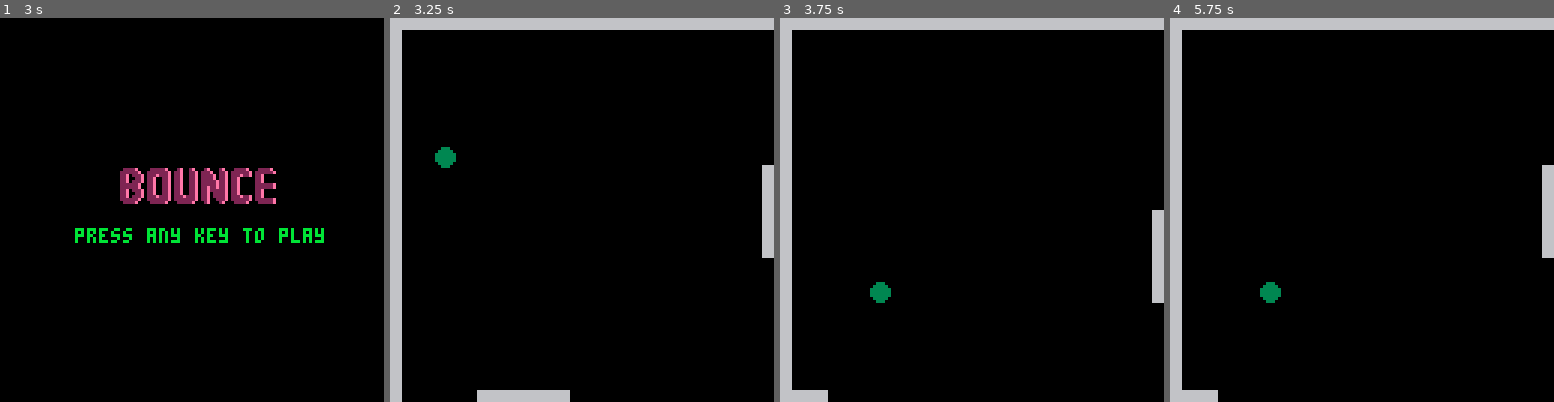
Above: before the commit, frames 1-4 (left to right).
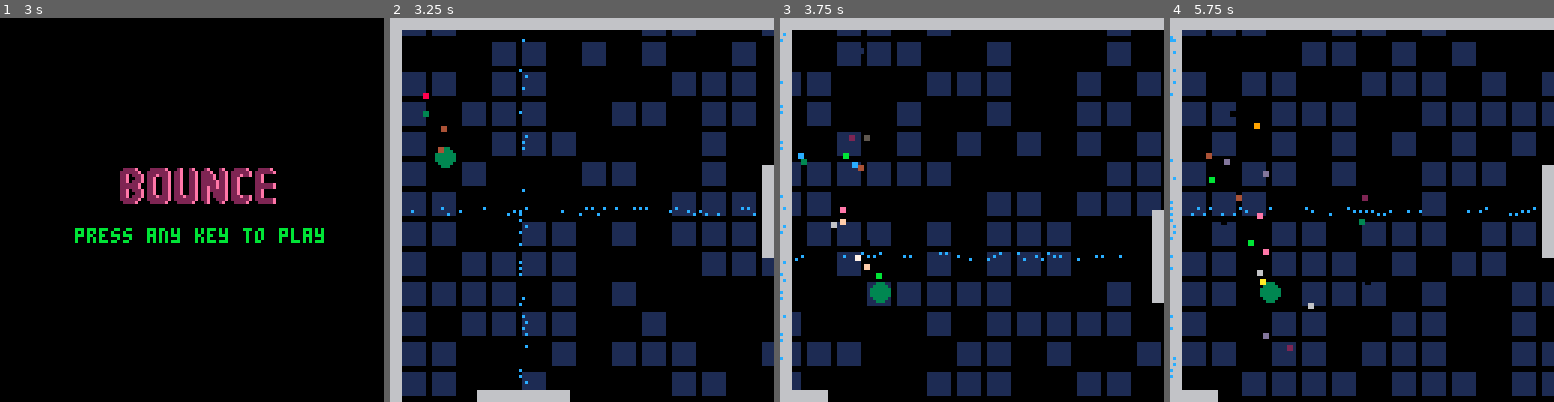
Above: after the commit, the same moments.

Repository: buffis/bounce
Game: PICO-8 cartridge bounce.p8
The game is run twice, just before and just after one commit, with the same random seed, the same clock (stepped at 60 frames per second) and the same inputs.
Inputs:
- Up to frame 1 (3 s): hold Right 1.6-2.1 s; hold Up 2.15-2.42 s; hold Right from 2.47 s (still down)
- Up to frame 2 (3.25 s): release Right at 3.03 s; hold Left from 3.08 s (still down)
- Up to frame 3 (3.75 s): release Left at 3.58 s; hold Down from 3.63 s (still down)
- Up to frame 4 (5.75 s): release Down at 3.97 s; hold Right 4.02-4.68 s; hold Up 4.73-5.03 s; hold Left 5.08-5.68 s; hold Down from 5.73 s (still down)

Frame 1 is identical in both runs. In frame 2, 29% of the frame differs, in the area x 3-100%, y 3-99%; in frame 3, 29%; in frame 4, 34%, in the area x 0-100%, y 3-99%.

Commit message:
Mooooore stuff

Diff:
--- a/bounce.p8
+++ b/bounce.p8
@@ -10,8 +10,8 @@
 game_state = 1
 
 particles = {}
-function particle_spawn(x, y, vx, vy)
-	p = {x=x,y=y,vx=vx,vy=vy,ticks=10}
+function particle_spawn(x, y, vx, vy, ticks, size)
+	p = {x=x,y=y,vx=vx,vy=vy,ticks=ticks,size=size}
 	add(particles, p)
 end
 
@@ -35,7 +35,7 @@
 end
 
 function p_draw(p)
-	rectfill(p.x,p.y,p.x+1,p.y+1,cycle_color)
+	rectfill(p.x,p.y,p.x+p.size,p.y+p.size,rnd(16))
 end
 function particles_draw()
 	foreach(particles, p_draw)
@@ -64,6 +64,7 @@
 	-- move ball
 	ballx += ballvx
 	bally += ballvy
+	particle_spawn(ballx-ballvx, bally-ballvy, (-ballvx-3.5+rnd(7))/2, (-ballvy-3.5+rnd(7))/2, 33, 1)
 
 	-- move paddles
  	if (btn(0)) then x=x-move_step end
@@ -101,43 +102,46 @@
 function create_bounce_particles(bounce_dir) -- numpad dirs
 	-- TODO: Clean
 	if bounce_dir == 8 then
-		particle_spawn(ballx, bally, 1, 5, 15)
-		particle_spawn(ballx, bally, -1, 5, 15)
-		particle_spawn(ballx, bally, 2, 4, 15)
-		particle_spawn(ballx, bally, -2, 8.5, 15)
-		particle_spawn(ballx, bally, 3, 2, 15)
-		particle_spawn(ballx, bally, -3, 3, 15)
+		particle_spawn(ballx, bally, 1, 5, 15, 3)
+		particle_spawn(ballx, bally, -1, 5, 15, 3)
+		particle_spawn(ballx, bally, 2, 4, 15, 3)
+		particle_spawn(ballx, bally, -2, 8.5, 15, 3)
+		particle_spawn(ballx, bally, 3, 2, 15, 3)
+		particle_spawn(ballx, bally, -3, 3, 15, 3)
 	end
 
 	if bounce_dir == 2 then
-		particle_spawn(ballx, bally, 1, -5, 15)
-		particle_spawn(ballx, bally, -1, -5, 15)
-		particle_spawn(ballx, bally, 2, -4, 15)
-		particle_spawn(ballx, bally, -2, -8.5, 15)
-		particle_spawn(ballx, bally, 3, -2, 15)
-		particle_spawn(ballx, bally, -3, -3, 15)
+		particle_spawn(ballx, bally, 1, -5, 15, 3)
+		particle_spawn(ballx, bally, -1, -5, 15, 3)
+		particle_spawn(ballx, bally, 2, -4, 15, 3)
+		particle_spawn(ballx, bally, -2, -8.5, 15, 3)
+		particle_spawn(ballx, bally, 3, -2, 15, 3)
+		particle_spawn(ballx, bally, -3, -3, 15, 3)
 	end
 
 	if bounce_dir == 6 then
-		particle_spawn(ballx, bally, -5,    1, 15)
-		particle_spawn(ballx, bally, -5,   -1, 15)
-		particle_spawn(ballx, bally, -4,    2, 15)
-		particle_spawn(ballx, bally, -8.5, -2, 15)
-		particle_spawn(ballx, bally, -2,    3, 15)
-		particle_spawn(ballx, bally, -3,   -3, 15)
+		particle_spawn(ballx, bally, -5,    1, 15, 3)
+		particle_spawn(ballx, bally, -5,   -1, 15, 3)
+		particle_spawn(ballx, bally, -4,    2, 15, 3)
+		particle_spawn(ballx, bally, -8.5, -2, 15, 3)
+		particle_spawn(ballx, bally, -2,    3, 15, 3)
+		particle_spawn(ballx, bally, -3,   -3, 15, 3)
 	end
 
 	if bounce_dir == 2 then
-		particle_spawn(ballx, bally, 5,    1, 15)
-		particle_spawn(ballx, bally, 5,   -1, 15)
-		particle_spawn(ballx, bally, 4,    2, 15)
-		particle_spawn(ballx, bally, 8.5, -2, 15)
-		particle_spawn(ballx, bally, 2,    3, 15)
-		particle_spawn(ballx, bally, 3,   -3, 15)
+		particle_spawn(ballx, bally, 5,    1, 15, 3)
+		particle_spawn(ballx, bally, 5,   -1, 15, 3)
+		particle_spawn(ballx, bally, 4,    2, 15, 3)
+		particle_spawn(ballx, bally, 8.5, -2, 15, 3)
+		particle_spawn(ballx, bally, 2,    3, 15, 3)
+		particle_spawn(ballx, bally, 3,   -3, 15, 3)
 	end
 end
 
 function draw_game()
+	-- draw background
+	draw_bg()
+
 	-- draw walls
 	if (w.u.forced or not w.u.active) then
 		rectfill(0,0,127,3,6)
@@ -166,17 +170,41 @@
 
  	-- particles
  	particles_draw()
+
+ 	-- beams
+ 	draw_beams()
 end
 
 function draw_title()
 	color(cycle_color)
 	print("press any key to play", 25, 70)
 
-	spr(1, 40, 50, 7, 2)
+	spr(1, 40, 50, 7, 3)
 end
 
 function draw_gameover()
 	print("you lost!\n")
+end
+
+bg_counter = 0
+function draw_bg()
+	for j=-120,120,10 do
+		for i=-120,120,10 do
+			rectfill(i+bg_counter, j+bg_counter*2, i+7+bg_counter, j+7+bg_counter*2, flr(rnd(2)))
+		end
+	end
+	bg_counter+=1
+	if bg_counter == 10 then bg_counter = 0 end
+end
+
+function draw_beams()
+	for i=5,122,2 do
+		if rnd(1) > 0.5 then
+			diff = flr(rnd(3))-1
+			rectfill(x+diff, i, x+diff, i, 12)
+			rectfill(i, y+diff, i, y+diff, 12)
+		end
+	end
 end
 
 function _draw()
